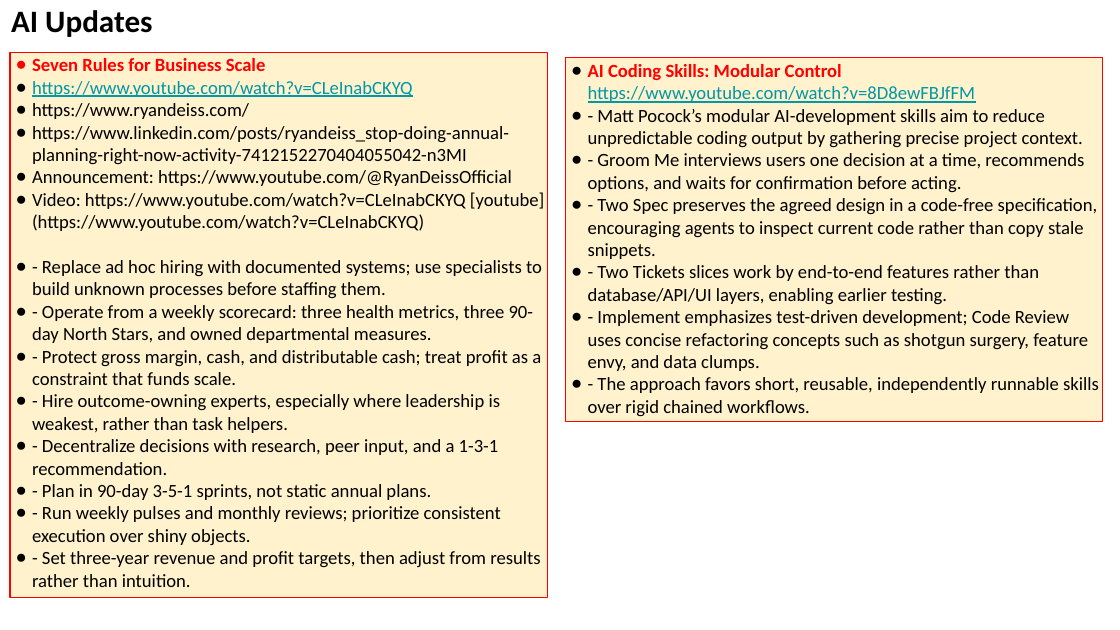
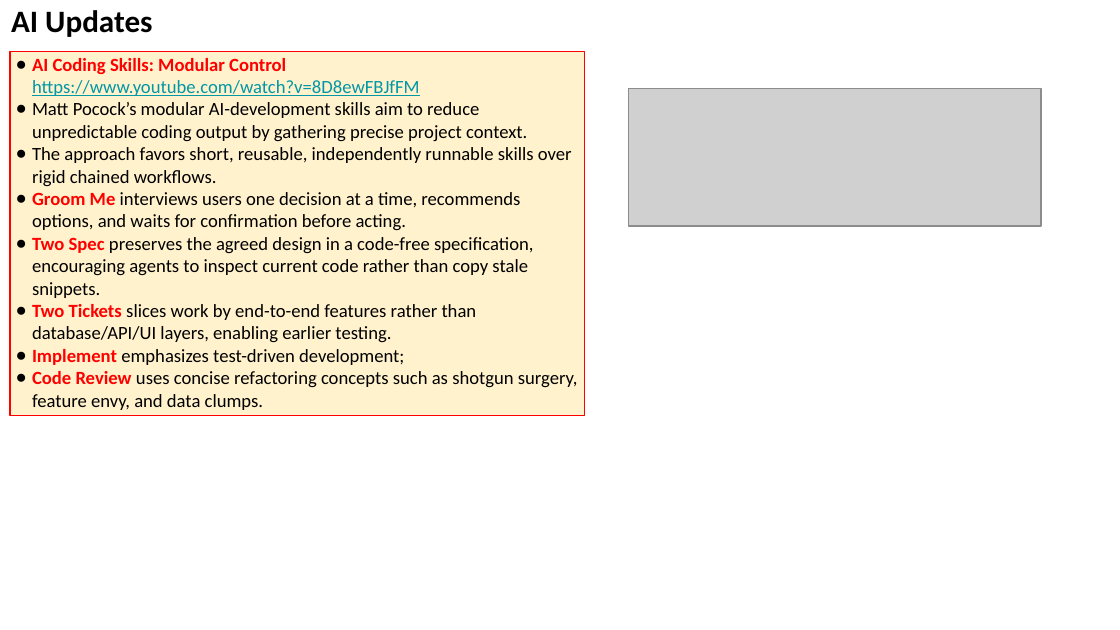
Before and after one commit to lselector/seminar, a slide deck: slide 25 of 2026/2026-08-14-AI-Updates.pptx. Drawn at 1120x630 pixels with LibreOffice and Linux fonts; fonts in the diff are those of the drawing; grey boxes stand for pictures. Boxes give left, top, right and bottom in pixels: in the first picture for what was removed or moved away, otherwise in the second. Text is boxed around its words. In the diff, an @@ line names an element or a change of style, - is before the commit and + after.

Commit message:
update

```diff
--- a/2026/2026-08-14-AI-Updates.pptx
+++ b/2026/2026-08-14-AI-Updates.pptx
@@ rectangle "AI Coding Skills: Modular Control ...": place and size @@
-rectangle "AI Coding Skills: Modular Control ..." at (566,57,1103,421)
+rectangle "AI Coding Skills: Modular Control ..." at (10,52,585,416)
@@ rectangle removed at (10,53,548,598) @@
-● Seven Rules for Business Scale
-● https://www.youtube.com/watch?v=CLeInabCKYQ
-● https://www.ryandeiss.com/
-● https://www.linkedin.com/posts/ryandeiss_stop-doing-annual-planning-right-now-activity-7412152270404055042-n3MI
-● Announcement: https://www.youtube.com/@RyanDeissOfficial
-● Video: https://www.youtube.com/watch?v=CLeInabCKYQ [youtube](https://www.youtube.com/watch?v=CLeInabCKYQ)
-● - Replace ad hoc hiring with documented systems; use specialists to build unknown processes before staffing them.
-● - Operate from a weekly scorecard: three health metrics, three 90-day North Stars, and owned departmental measures.
-● - Protect gross margin, cash, and distributable cash; treat profit as a constraint that funds scale.
-● - Hire outcome-owning experts, especially where leadership is weakest, rather than task helpers.
-● - Decentralize decisions with research, peer input, and a 1-3-1 recommendation.
-● - Plan in 90-day 3-5-1 sprints, not static annual plans.
-● - Run weekly pulses and monthly reviews; prioritize consistent execution over shiny objects.
-● - Set three-year revenue and profit targets, then adjust from results rather than intuition.
@@ picture added at (628,88,1040,225) @@
@@ text in rectangle at (32,102,578,410): text changed @@
-● - Matt Pocock’s modular AI-development skills aim to reduce unpredictable coding output by gathering precise project context.
-● - Groom Me interviews users one decision at a time, recommends options, and waits for confirmation before acting.
-● - Two Spec preserves the agreed design in a code-free specification, encouraging agents to inspect current code rather than copy stale snippets.
-● - Two Tickets slices work by end-to-end features rather than database/API/UI layers, enabling earlier testing.
-● - Implement emphasizes test-driven development; Code Review uses concise refactoring concepts such as shotgun surgery, feature envy, and data clumps.
-● - The approach favors short, reusable, independently runnable skills over rigid chained workflows.
+● Matt Pocock’s modular AI-development skills aim to reduce unpredictable coding output by gathering precise project context.
+● The approach favors short, reusable, independently runnable skills over rigid chained workflows.
+● Groom Me interviews users one decision at a time, recommends options, and waits for confirmation before acting.
+● Two Spec preserves the agreed design in a code-free specification, encouraging agents to inspect current code rather than copy stale snippets.
+● Two Tickets slices work by end-to-end features rather than database/API/UI layers, enabling earlier testing.
+● Implement emphasizes test-driven development;
+● Code Review uses concise refactoring concepts such as shotgun surgery, feature envy, and data clumps.
```
Also in this commit, not shown: 27 other slides changed, 5 slides added.
